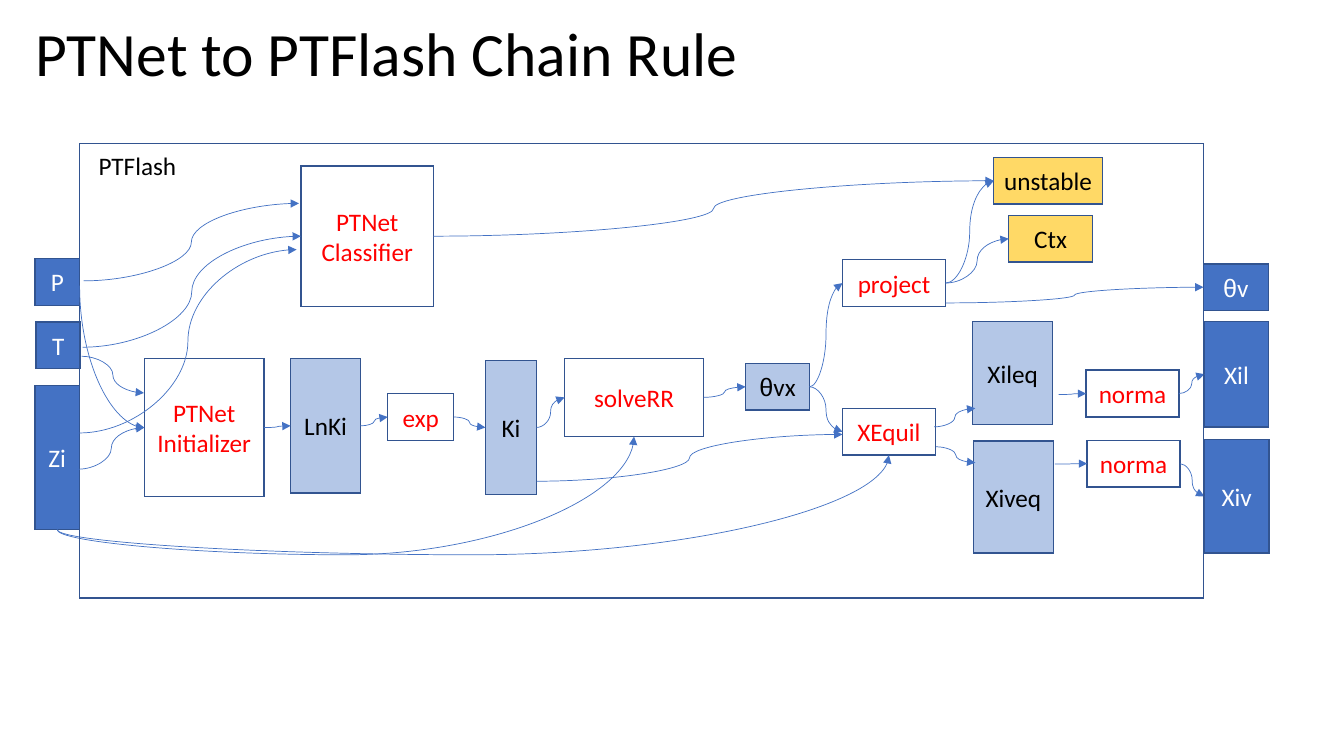
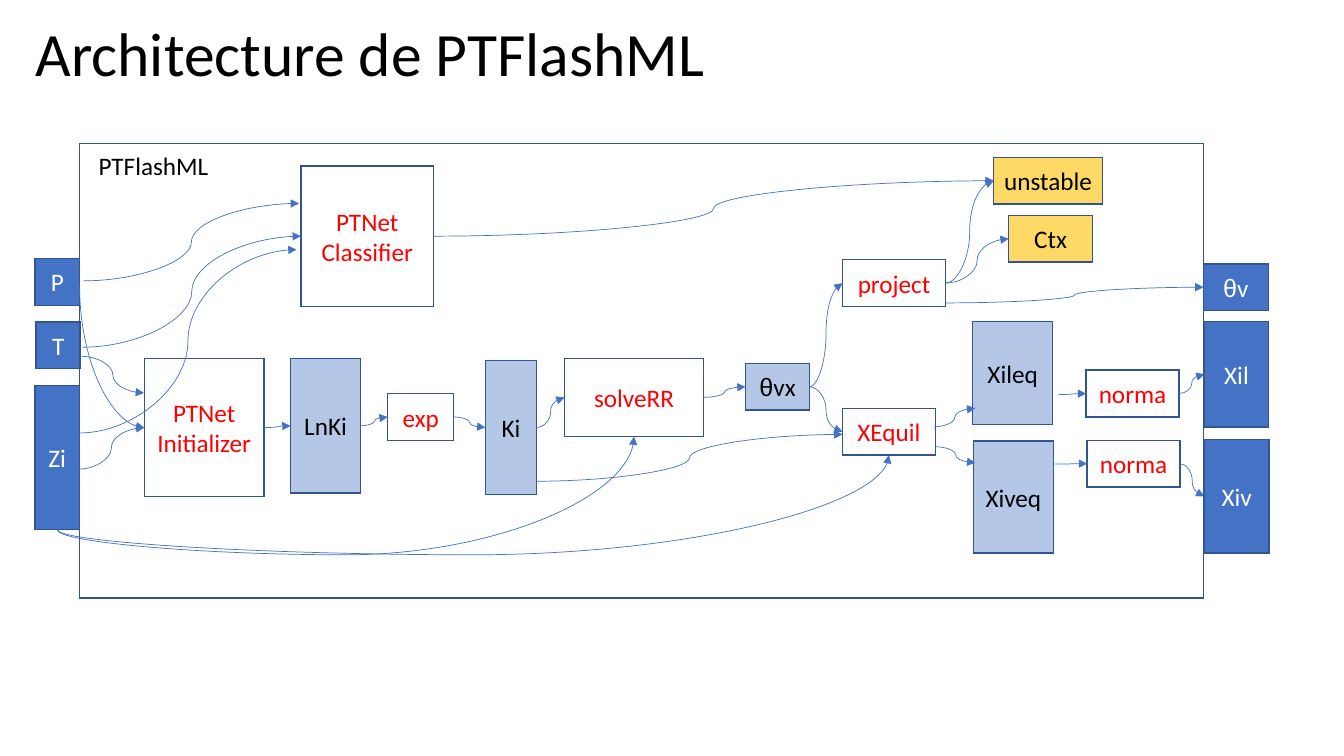
Before and after one commit to gratienj/dl_serialization, a slide deck: slide 7 of doc/PTFlash-Geoxim-FlashMultiLaw.pptx (slide 3 before the commit). Drawn at 1344x756 pixels with LibreOffice and Linux fonts; fonts in the diff are those of the drawing. Boxes give left, top, right and bottom in pixels: in the first picture for what was removed or moved away, otherwise in the second. Text is boxed around its words. In the diff, an @@ line names an element or a change of style, - is before the commit and + after.

```diff
--- a/doc/PTFlash-Geoxim-FlashMultiLaw.pptx
+++ b/doc/PTFlash-Geoxim-FlashMultiLaw.pptx
@@ title at bbox=[35, 33, 704, 77]: text changed @@
-PTNet to PTFlash Chain Rule
+Architecture de PTFlashML
@@ text at bbox=[99, 157, 209, 176]: text changed @@
-PTFlash
+PTFlashML
```
Also in this commit, not shown: 2 other slides changed, 15 slides added, 23 other files.
